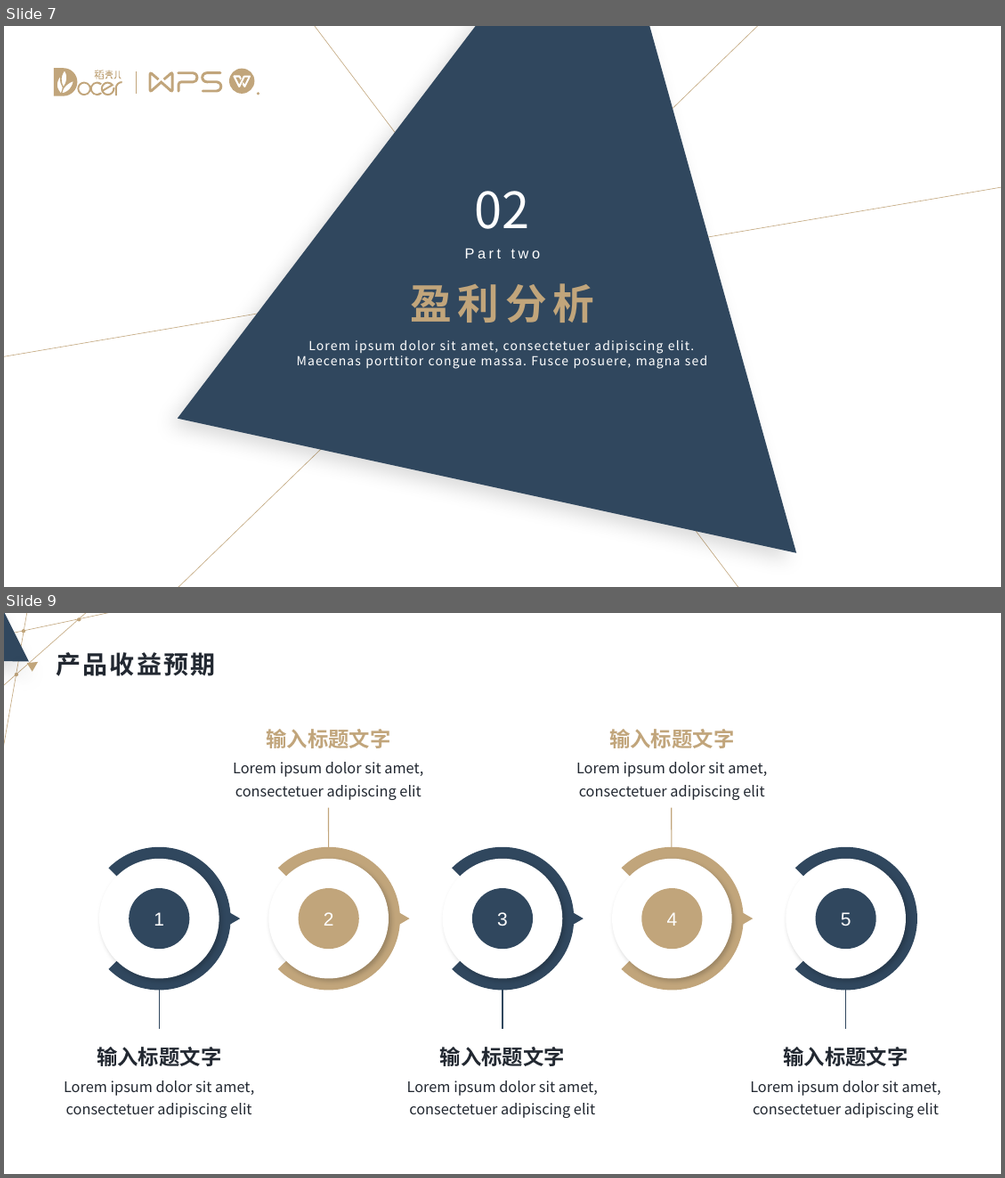
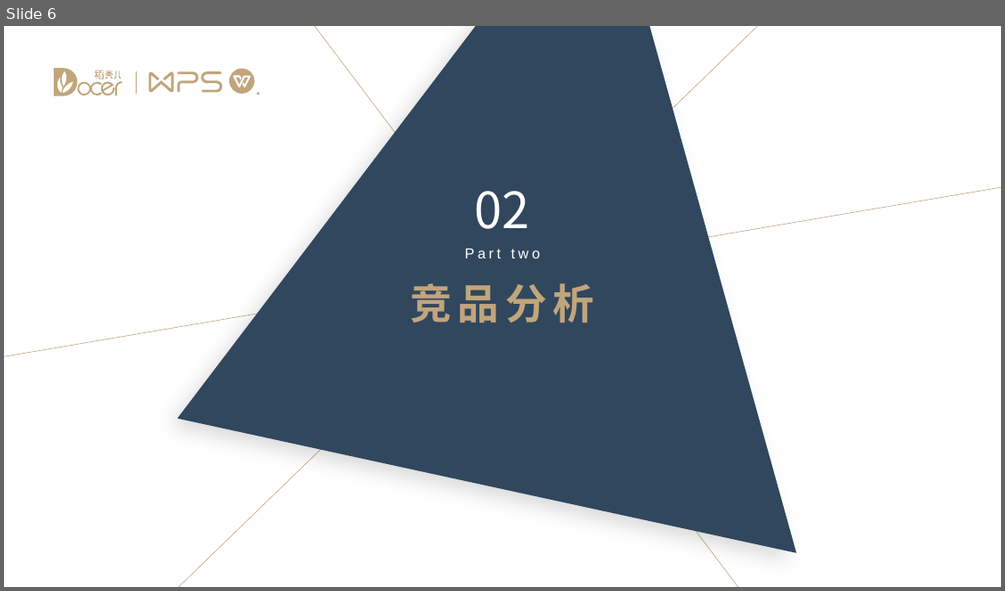
Before and after one commit to android-app-development-course/2024-Spring-Computer-1-EasyStoring, a slide deck: 开发文档/收纳易产品方案分析.pptx. Shown one above the other, each under a label of ours: slides 7 and 9 before the commit, slide 6 after it; the slides between them are not shown. The pictures are 1005x1178 and 1005x591 pixels, drawn with LibreOffice and Linux fonts; fonts in the diff are those of the drawing. Boxes give left, top, right and bottom in pixels: in the first picture for what was removed or moved away, otherwise in the second. Text is boxed around its words. In the diff, an @@ line names an element or a change of style, - is before the commit and + after.

```diff
--- a/开发文档/收纳易产品方案分析.pptx
+++ b/开发文档/收纳易产品方案分析.pptx
@@ slide 9 removed at (4, 613, 1001, 1174), background #FFFFFF @@
@@ line removed from (30, 613) to (4, 757) @@
@@ line removed from (94, 613) to (4, 700) @@
@@ line removed from (117, 613) to (4, 650) @@
@@ freeform shape removed at (4, 613, 32, 692) @@
@@ ellipse removed at (22, 629, 26, 633) @@
@@ ellipse removed at (77, 617, 81, 622) @@
@@ freeform shape removed at (27, 658, 41, 673) @@
@@ title removed at (56, 652, 216, 676) @@
-产品收益预期
@@ ellipse removed at (14, 673, 18, 677) @@
@@ group removed at (64, 729, 941, 1118): 10 ellipses, 10 texts, 5 lines, 5 arc (boxed as its full ellipse)s, 4 triangles @@
-1
-2
-3
-4
-5
-Lorem ipsum dolor sit amet, consectetuer adipiscing elit
-输入标题文字
-Lorem ipsum dolor sit amet, consectetuer adipiscing elit
-输入标题文字
-Lorem ipsum dolor sit amet, consectetuer adipiscing elit
-输入标题文字
-Lorem ipsum dolor sit amet, consectetuer adipiscing elit
-输入标题文字
-Lorem ipsum dolor sit amet, consectetuer adipiscing elit
-输入标题文字
@@ what was slide 7 is now slide 6 @@
@@ slide 6 changed as well @@
@@ text at (410, 283, 594, 322): text changed @@
-盈利分析
+竞品分析
@@ text removed at (297, 340, 707, 369) @@
-Lorem ipsum dolor sit amet, consectetuer adipiscing elit. Maecenas porttitor congue massa. Fusce posuere, magna sed
```
Also in this commit, not shown: 5 other slides changed, 16 slides added, 9 other slides removed, 2 other files.
